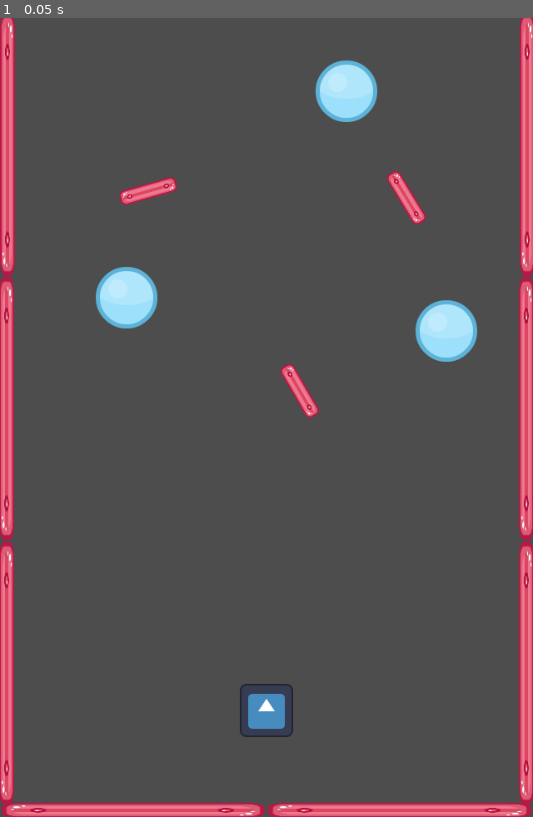
Above: before the commit, frame 1.
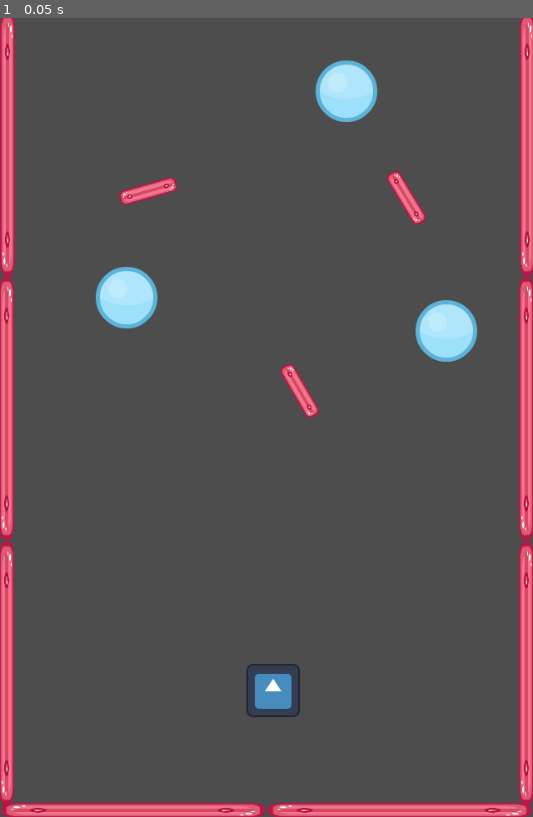
Above: after the commit, the same moment.

Repository: legacynical/flick-game
Game: Godot game, scene res://scenes/levels/test_level.tscn
The game is run twice, just before and just after one commit, with the same random seed, the same clock (stepped at 60 frames per second) and the same inputs. The engine's default icon, where the game draws it, is replaced by a stand-in: a white triangle on a blue panel in a dark square.
Inputs:
- Up to frame 1 (0.05 s): no input

The runs differ from the first frame. In frame 1, 0.5% of the frame differs, in the area x 45-57%, y 80-90%.

Commit message:
add playerV2 with functional bounce script

Diff:
--- /dev/null
+++ b/PlayerV2.gd
@@ -0,0 +1,22 @@
+extends CharacterBody2D
+
+var positionA: Vector2
+var player_direction: Vector2
+const SPEED = 300
+
+func _process(delta):
+	if Input.is_action_just_pressed("left-mouse"):
+		positionA = get_global_mouse_position()
+
+	if Input.is_action_just_released("left-mouse"):
+		print(positionA)
+		print(get_global_mouse_position())
+		player_direction = Vector2(positionA - get_global_mouse_position()).normalized()
+		print(player_direction)
+		velocity = player_direction * SPEED
+	move_and_collide(velocity * delta)
+
+func _physics_process(delta):
+	var collision_info = move_and_collide(velocity * delta)
+	if collision_info:
+		velocity = velocity.bounce(collision_info.get_normal())
--- /dev/null
+++ b/scenes/levels/test_level.gd
@@ -0,0 +1 @@
+extends Node2D
--- a/scenes/levels/test_level.tscn
+++ b/scenes/levels/test_level.tscn
@@ -2,7 +2,7 @@
 
 [ext_resource type="PackedScene" uid="uid://jgd3tfvg00yu" path="res://scenes/objects/wall_long.tscn" id="1_c2ys3"]
 [ext_resource type="PackedScene" uid="uid://c68cbjmvqcm45" path="res://scenes/objects/wall_short.tscn" id="2_wfhsx"]
-[ext_resource type="PackedScene" uid="uid://b557iy0oclo0" path="res://scenes/player/player.tscn" id="3_qtf05"]
+[ext_resource type="PackedScene" uid="uid://b7m2ihn2da1gw" path="res://scenes/player/player_v_2.tscn" id="4_1y3c0"]
 [ext_resource type="PackedScene" uid="uid://crw470l50hfnx" path="res://scenes/enemies/test_enemy.tscn" id="4_hgs4h"]
 
 [node name="TestLevel" type="Node2D"]
@@ -55,8 +55,8 @@
 position = Vector2(488, 216)
 rotation = 1.0265
 
-[node name="Player" parent="." instance=ExtResource("3_qtf05")]
-position = Vector2(320, 832)
+[node name="PlayerV2" parent="." instance=ExtResource("4_1y3c0")]
+position = Vector2(328, 808)
 
 [node name="Node2D" type="Node2D" parent="."]
 
--- a/scenes/player/player.gd
+++ b/scenes/player/player.gd
@@ -35,7 +35,7 @@
 		print("I collided with ", collision1.get_collider().name)
 
 	# Using move_and_slide.
-	move_and_slide()
-	for i in get_slide_collision_count():
-		var collision2 = get_slide_collision(i)
-		print("I collided with ", collision2.get_collider().name, " ", i)
+	#move_and_slide()
+	#for i in get_slide_collision_count():
+		#var collision2 = get_slide_collision(i)
+		#print("I collided with ", collision2.get_collider().name)
--- /dev/null
+++ b/scenes/player/player_v_2.tscn
@@ -0,0 +1,18 @@
+[gd_scene load_steps=4 format=3 uid="uid://b7m2ihn2da1gw"]
+
+[ext_resource type="Script" path="res://PlayerV2.gd" id="1_gfy8q"]
+[ext_resource type="Texture2D" uid="uid://bhxhnw8muv68q" path="res://icon-round.svg" id="2_kdkbw"]
+
+[sub_resource type="CircleShape2D" id="CircleShape2D_bkdvo"]
+radius = 64.0
+
+[node name="PlayerV2" type="CharacterBody2D"]
+script = ExtResource("1_gfy8q")
+
+[node name="Sprite2D" type="Sprite2D" parent="."]
+scale = Vector2(0.5, 0.5)
+texture = ExtResource("2_kdkbw")
+
+[node name="CollisionShape2D" type="CollisionShape2D" parent="."]
+scale = Vector2(0.5, 0.5)
+shape = SubResource("CircleShape2D_bkdvo")
